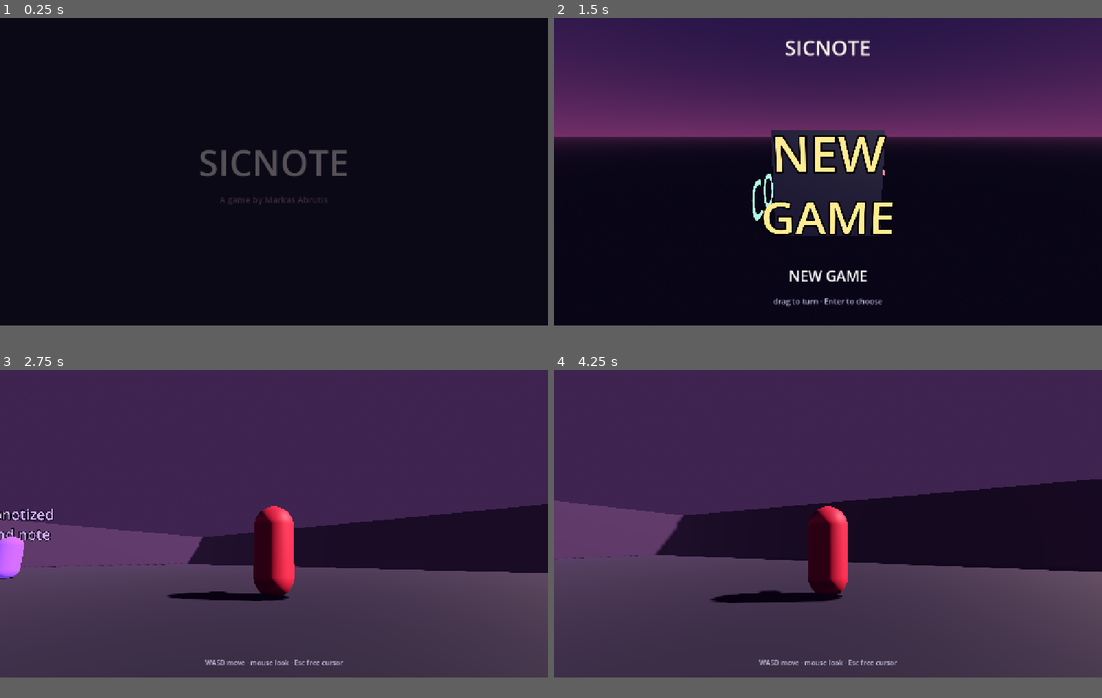
Above: before the commit, frames 1-4 (two rows, left to right).
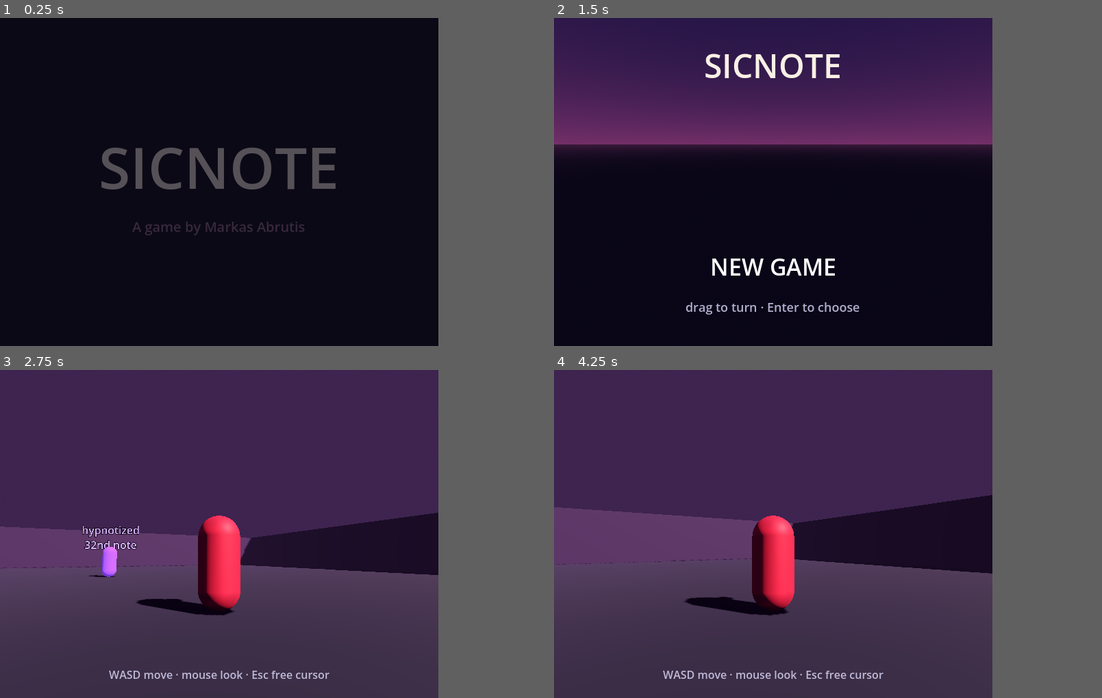
Above: after the commit, the same moments.

Repository: markasabrt/Sicnote
Game: Godot game, scene res://scenes/ui/splash_screen.tscn
Two runs of this game, one before a commit and one after it. Both use one fixed random seed, a clock stepped at 60 frames per second and the inputs below.
Inputs (mouse positions are in pixels of both pictures, inside the frame that each line leads up to):
- Up to frame 1 (0.25 s): no input
- Up to frame 2 (1.5 s): tap Enter (ui_accept) at 0.5, 0.77 s; move the mouse to (948, 155) at 0.52 s; hold D (move_right) 0.53-1.28 s; tap E (interact) at 0.6 s; move the mouse to (718, 188) at 1.27 s; hold S (move_back) from 1.28 s (still down); tap F (rhythm_lane_2) at 1.35 s
- Up to frame 3 (2.75 s): tap Enter (ui_accept) at 1.52 s; move the mouse to (284, 517) at 2.02 s; release S (move_back) at 2.03 s; hold W (move_forward) from 2.03 s (still down); tap J (rhythm_lane_3) at 2.1 s
- Up to frame 4 (4.25 s): keep holding W (move_forward); move the mouse to (822, 527) at 2.77 s; tap K (rhythm_lane_4) at 2.85 s; tap Enter (ui_accept) at 3.02, 3.77 s; move the mouse to (866, 527) at 3.52 s; tap E (interact) at 3.6 s
In our replay, the window is 800x450 before the commit and 640x480 after it. These sizes can differ from the game's own. Grey fills any space a smaller window leaves; there, only what the larger window draws over its background counts as a difference.

The runs differ from the first frame. In frame 1, 2.7% of the frame differs, in the area x 18-64%, y 39-67%; in frame 2, 18%; in frame 3, 13%; in frame 4, 22%, in the area x 0-100%, y 0-95%.

Commit message:
Shader and other minute details (#1)
* Added a shader for vertex snapping, please dont mess with it, There is still an issue with the shadows/ lighting, gonna fix next time.

* inconsequential things.

Diff:
--- a/project.godot
+++ b/project.godot
@@ -22,10 +22,9 @@
 
 [display]
 
-window/size/viewport_width=1280
-window/size/viewport_height=720
-window/stretch/mode="canvas_items"
-window/stretch/aspect="expand"
+window/size/viewport_width=640
+window/size/viewport_height=480
+window/stretch/mode="viewport"
 
 [input]
 
--- a/scenes/ui/main_menu.tscn
+++ b/scenes/ui/main_menu.tscn
@@ -1,15 +1,7 @@
-[gd_scene load_steps=8 format=3]
+[gd_scene format=3 uid="uid://5xhyeaj5mln1"]
 
-[ext_resource type="Script" path="res://scripts/ui/main_menu_3d.gd" id="1_menu"]
-[ext_resource type="Script" path="res://scripts/audio/blip_player.gd" id="2_blips"]
-
-[sub_resource type="BoxMesh" id="BoxMesh_cube"]
-size = Vector3(2, 2, 2)
-
-[sub_resource type="StandardMaterial3D" id="StandardMaterial3D_cube"]
-albedo_color = Color(0.11, 0.09, 0.18, 1)
-metallic = 0.2
-roughness = 0.45
+[ext_resource type="Script" uid="uid://crm6xc4eh2rjp" path="res://scripts/ui/main_menu_3d.gd" id="1_menu"]
+[ext_resource type="Script" uid="uid://b2dg1sllx6pwx" path="res://scripts/audio/blip_player.gd" id="2_blips"]
 
 [sub_resource type="ProceduralSkyMaterial" id="ProceduralSkyMaterial_sky"]
 sky_top_color = Color(0.12, 0.08, 0.22, 1)
@@ -26,65 +18,29 @@
 ambient_light_source = 3
 tonemap_mode = 2
 
-[node name="MainMenu" type="Node3D"]
+[node name="MainMenu" type="Node3D" unique_id=437543307]
 script = ExtResource("1_menu")
 
-[node name="WorldEnvironment" type="WorldEnvironment" parent="."]
+[node name="WorldEnvironment" type="WorldEnvironment" parent="." unique_id=75055797]
 environment = SubResource("Environment_menu")
 
-[node name="Camera3D" type="Camera3D" parent="."]
+[node name="Camera3D" type="Camera3D" parent="." unique_id=154842023]
 transform = Transform3D(1, 0, 0, 0, 0.985, 0.174, 0, -0.174, 0.985, 0, 0.9, 4.6)
 
-[node name="Sun" type="DirectionalLight3D" parent="."]
+[node name="Sun" type="DirectionalLight3D" parent="." unique_id=712664547]
 transform = Transform3D(0.87, -0.31, 0.38, 0, 0.77, 0.63, -0.49, -0.55, 0.67, 2, 4, 3)
 light_energy = 1.3
 shadow_enabled = true
 
-[node name="Pivot" type="Node3D" parent="."]
+[node name="Pivot" type="Node3D" parent="." unique_id=742376982]
 
-[node name="Cube" type="MeshInstance3D" parent="Pivot"]
-mesh = SubResource("BoxMesh_cube")
-surface_material_override/0 = SubResource("StandardMaterial3D_cube")
-
-[node name="FaceFront" type="Label3D" parent="Pivot"]
-transform = Transform3D(1, 0, 0, 0, 1, 0, 0, 0, 1, 0, 0, 1.02)
-pixel_size = 0.004
-text = "NEW
-GAME"
-font_size = 220
-outline_size = 30
-modulate = Color(1, 0.85, 0.45, 1)
-
-[node name="FaceLeft" type="Label3D" parent="Pivot"]
-transform = Transform3D(0, 0, 1, 0, 1, 0, -1, 0, 0, -1.02, 0, 0)
-pixel_size = 0.004
-text = "CONTINUE"
-font_size = 200
-outline_size = 30
-modulate = Color(0.55, 0.95, 0.85, 1)
-
-[node name="FaceBack" type="Label3D" parent="Pivot"]
-transform = Transform3D(-1, 0, 0, 0, 1, 0, 0, 0, -1, 0, 0, -1.02)
-pixel_size = 0.004
-text = "CREDITS"
-font_size = 200
-outline_size = 30
-modulate = Color(0.75, 0.75, 1, 1)
-
-[node name="FaceRight" type="Label3D" parent="Pivot"]
-transform = Transform3D(0, 0, -1, 0, 1, 0, 1, 0, 0, 1.02, 0, 0)
-pixel_size = 0.004
-text = "QUIT"
-font_size = 220
-outline_size = 30
-modulate = Color(1, 0.45, 0.5, 1)
-
-[node name="Blips" type="Node" parent="."]
+[node name="Blips" type="Node" parent="." unique_id=143169670]
 script = ExtResource("2_blips")
 
-[node name="HUD" type="CanvasLayer" parent="."]
+[node name="HUD" type="CanvasLayer" parent="." unique_id=796685824]
 
-[node name="Title" type="Label" parent="HUD"]
+[node name="Title" type="Label" parent="HUD" unique_id=1674440411]
+anchors_preset = 10
 anchor_right = 1.0
 offset_top = 36.0
 offset_bottom = 100.0
@@ -94,7 +50,8 @@
 text = "SICNOTE"
 horizontal_alignment = 1
 
-[node name="Selection" type="Label" parent="HUD"]
+[node name="Selection" type="Label" parent="HUD" unique_id=1488451584]
+anchors_preset = 12
 anchor_top = 1.0
 anchor_right = 1.0
 anchor_bottom = 1.0
@@ -103,10 +60,11 @@
 grow_horizontal = 2
 grow_vertical = 0
 theme_override_font_sizes/font_size = 34
-text = "NEW GAME"
+text = "Start"
 horizontal_alignment = 1
 
-[node name="Hint" type="Label" parent="HUD"]
+[node name="Hint" type="Label" parent="HUD" unique_id=1261334097]
+anchors_preset = 12
 anchor_top = 1.0
 anchor_right = 1.0
 anchor_bottom = 1.0
@@ -119,7 +77,8 @@
 text = "drag to turn · Enter to choose"
 horizontal_alignment = 1
 
-[node name="Credits" type="Label" parent="HUD"]
+[node name="Credits" type="Label" parent="HUD" unique_id=1751719822]
+anchors_preset = 10
 anchor_right = 1.0
 offset_top = 110.0
 offset_bottom = 190.0
--- /dev/null
+++ b/scenes/world/Exploreareawithshader.gdshader
@@ -0,0 +1,24 @@
+shader_type spatial;
+render_mode skip_vertex_transform;
+void vertex() {
+	//enable wireframe perspective to see each individual vertice moving around
+	float Jeremy = 60.0; //edit jeremy to change how dramatic the vertex snapping is (higher number is more subtle)
+	vec4 Special = vec4(0, 0, 0, 1.0);
+	VERTEX = (MODELVIEW_MATRIX * vec4(VERTEX, 1.0)).xyz;
+	Special = (PROJECTION_MATRIX * vec4(VERTEX, 1.0));
+	VERTEX = vec4(Special / Special.w).xyz;
+	VERTEX = vec3(VERTEX.xyz * Jeremy).xyz;
+	VERTEX = vec3(round(VERTEX.xy), VERTEX.z);
+	VERTEX = vec3(VERTEX.xyz / Jeremy).xyz;
+	VERTEX = vec3(VERTEX.xyz * Special.w).xyz;
+	POSITION = vec4(VERTEX.xyz, Special.w);
+    NORMAL = (MODELVIEW_MATRIX * vec4(NORMAL, 0.0)).xyz;
+
+
+	//PROJECTION_MATRIX Projection(Vector4(0, 0, 0, 1);
+	//round(VERTEX.x);
+}
+
+void fragment() {
+	// Called for every pixel the material is visible on.
+}
--- /dev/null
+++ b/scenes/world/Exploreareawithshader.tscn
@@ -0,0 +1,165 @@
+[gd_scene format=3 uid="uid://c3lsxe2i66rph"]
+
+[ext_resource type="Script" uid="uid://1xvbqlau6ekc" path="res://scripts/world/explore_area.gd" id="1_explore"]
+[ext_resource type="PackedScene" path="res://scenes/world/player.tscn" id="2_player"]
+[ext_resource type="PackedScene" path="res://scenes/world/encounter.tscn" id="3_encounter"]
+[ext_resource type="Shader" uid="uid://wii6vd6cd7uw" path="res://scenes/world/Exploreareawithshader.gdshader" id="4_tsqtw"]
+
+[sub_resource type="ProceduralSkyMaterial" id="ProceduralSkyMaterial_sky"]
+sky_top_color = Color(0.1, 0.09, 0.2, 1)
+sky_horizon_color = Color(0.4, 0.22, 0.35, 1)
+ground_bottom_color = Color(0.06, 0.05, 0.1, 1)
+ground_horizon_color = Color(0.22, 0.13, 0.22, 1)
+
+[sub_resource type="Sky" id="Sky_explore"]
+sky_material = SubResource("ProceduralSkyMaterial_sky")
+
+[sub_resource type="Environment" id="Environment_explore"]
+background_mode = 2
+sky = SubResource("Sky_explore")
+ambient_light_source = 3
+ambient_light_energy = 0.6
+tonemap_mode = 2
+fog_enabled = true
+fog_light_color = Color(0.2, 0.12, 0.25, 1)
+fog_density = 0.012
+
+[sub_resource type="BoxShape3D" id="BoxShape3D_floor"]
+size = Vector3(40, 1, 40)
+
+[sub_resource type="ShaderMaterial" id="ShaderMaterial_1prxr"]
+render_priority = 0
+shader = ExtResource("4_tsqtw")
+
+[sub_resource type="BoxMesh" id="BoxMesh_floor"]
+material = SubResource("ShaderMaterial_1prxr")
+size = Vector3(40, 1, 40)
+subdivide_width = 100
+subdivide_depth = 100
+
+[sub_resource type="BoxShape3D" id="BoxShape3D_wall"]
+size = Vector3(40, 4, 1)
+
+[sub_resource type="BoxMesh" id="BoxMesh_wall"]
+size = Vector3(40, 4, 1)
+
+[sub_resource type="StandardMaterial3D" id="StandardMaterial3D_wall"]
+albedo_color = Color(0.24, 0.16, 0.3, 1)
+roughness = 0.8
+
+[sub_resource type="ShaderMaterial" id="ShaderMaterial_pbrs1"]
+render_priority = 0
+shader = ExtResource("4_tsqtw")
+
+[sub_resource type="PlaneMesh" id="PlaneMesh_uordp"]
+material = SubResource("ShaderMaterial_pbrs1")
+subdivide_width = 32
+subdivide_depth = 32
+
+[node name="ExploreArea" type="Node3D" unique_id=1924886269]
+script = ExtResource("1_explore")
+
+[node name="WorldEnvironment" type="WorldEnvironment" parent="." unique_id=278065498]
+environment = SubResource("Environment_explore")
+
+[node name="Sun" type="DirectionalLight3D" parent="." unique_id=1298898656]
+transform = Transform3D(0.76945627, -0.3485659, 0.5346664, 0.2128166, 0.9304368, 0.3006394, -0.6025247, -0.117483735, 0.7888895, 0, 12, 0)
+light_color = Color(1, 0.9, 0.85, 1)
+light_energy = 1.1
+shadow_enabled = true
+
+[node name="Floor" type="StaticBody3D" parent="." unique_id=907101943]
+transform = Transform3D(1, 0, 0, 0, 1, 0, 0, 0, 1, 0, -0.5, 0)
+collision_mask = 0
+
+[node name="Collision" type="CollisionShape3D" parent="Floor" unique_id=1129022448]
+shape = SubResource("BoxShape3D_floor")
+
+[node name="Mesh" type="MeshInstance3D" parent="Floor" unique_id=1362501172]
+transform = Transform3D(1, 0, 0, 0, 1, 0, 0, 0, 1, 0.113012314, 0.1219033, -0.027094841)
+cast_shadow = 0
+mesh = SubResource("BoxMesh_floor")
+
+[node name="WallNorth" type="StaticBody3D" parent="." unique_id=630316001]
+transform = Transform3D(1, 0, 0, 0, 1, 0, 0, 0, 1, 0, 2, -20)
+collision_mask = 0
+
+[node name="Collision" type="CollisionShape3D" parent="WallNorth" unique_id=111083142]
+shape = SubResource("BoxShape3D_wall")
+
+[node name="Mesh" type="MeshInstance3D" parent="WallNorth" unique_id=791064057]
+transform = Transform3D(1, 0, 0, 0, 1, 0, 0, 0, 1, -0.023162842, 9.536743e-07, -0.024925232)
+mesh = SubResource("BoxMesh_wall")
+surface_material_override/0 = SubResource("StandardMaterial3D_wall")
+
+[node name="WallSouth" type="StaticBody3D" parent="." unique_id=400907277]
+transform = Transform3D(1, 0, 0, 0, 1, 0, 0, 0, 1, 0, 2, 20)
+collision_mask = 0
+
+[node name="Collision" type="CollisionShape3D" parent="WallSouth" unique_id=355762473]
+shape = SubResource("BoxShape3D_wall")
+
+[node name="Mesh" type="MeshInstance3D" parent="WallSouth" unique_id=32821786]
+transform = Transform3D(1, 0, 0, 0, 1, 0, 0, 0, 1, -0.023162842, 9.536743e-07, -0.024925232)
+mesh = SubResource("BoxMesh_wall")
+surface_material_override/0 = SubResource("StandardMaterial3D_wall")
+
+[node name="WallEast" type="StaticBody3D" parent="." unique_id=1677428590]
+transform = Transform3D(0, 0, -1, 0, 1, 0, 1, 0, 0, 20, 2, 0)
+collision_mask = 0
+
+[node name="Collision" type="CollisionShape3D" parent="WallEast" unique_id=2139338959]
+shape = SubResource("BoxShape3D_wall")
+
+[node name="Mesh" type="MeshInstance3D" parent="WallEast" unique_id=574827928]
+transform = Transform3D(1, 0, 0, 0, 1, 0, 0, 0, 1, -0.024926186, 9.536743e-07, 0.023162842)
+mesh = SubResource("BoxMesh_wall")
+surface_material_override/0 = SubResource("StandardMaterial3D_wall")
+
+[node name="WallWest" type="StaticBody3D" parent="." unique_id=2038432764]
+transform = Transform3D(0, 0, -1, 0, 1, 0, 1, 0, 0, -20, 2, 0)
+collision_mask = 0
+
+[node name="Collision" type="CollisionShape3D" parent="WallWest" unique_id=197811290]
+shape = SubResource("BoxShape3D_wall")
+
+[node name="Mesh" type="MeshInstance3D" parent="WallWest" unique_id=660503522]
+transform = Transform3D(1, 0, 0, 0, 1, 0, 0, 0, 1, -0.024926186, 9.536743e-07, 0.023162842)
+mesh = SubResource("BoxMesh_wall")
+surface_material_override/0 = SubResource("StandardMaterial3D_wall")
+
+[node name="Player" parent="." unique_id=1428384367 instance=ExtResource("2_player")]
+transform = Transform3D(1, 0, 0, 0, 1, 0, 0, 0, 1, 0, 0.2, 8)
+
+[node name="Encounter" parent="." unique_id=1122891513 instance=ExtResource("3_encounter")]
+transform = Transform3D(1, 0, 0, 0, 1, 0, 0, 0, 1, 0, 0, -4)
+
+[node name="HUD" type="CanvasLayer" parent="." unique_id=2042195371]
+
+[node name="Banner" type="Label" parent="HUD" unique_id=868248088]
+anchors_preset = 10
+anchor_right = 1.0
+offset_top = 40.0
+offset_bottom = 120.0
+grow_horizontal = 2
+theme_override_colors/font_color = Color(1, 0.93, 0.7, 1)
+theme_override_font_sizes/font_size = 28
+horizontal_alignment = 1
+
+[node name="Hint" type="Label" parent="HUD" unique_id=204574810]
+anchors_preset = 12
+anchor_top = 1.0
+anchor_right = 1.0
+anchor_bottom = 1.0
+offset_top = -46.0
+offset_bottom = -18.0
+grow_horizontal = 2
+grow_vertical = 0
+theme_override_colors/font_color = Color(0.75, 0.73, 0.85, 1)
+theme_override_font_sizes/font_size = 16
+horizontal_alignment = 1
+
+[node name="MeshInstance3D" type="MeshInstance3D" parent="." unique_id=1013831206]
+transform = Transform3D(1, 0, 0, 0, 0.033685703, -0.9994325, 0, 0.9994325, 0.033685703, 0, 1.3521698, 0)
+cast_shadow = 0
+mesh = SubResource("PlaneMesh_uordp")
--- /dev/null
+++ b/scenes/world/Shader.tscn
@@ -0,0 +1,8 @@
+[gd_scene format=3 uid="uid://dotk80re40war"]
+
+[ext_resource type="PackedScene" path="res://scenes/world/explore_area.tscn" id="1_djb3n"]
+
+[node name="Shader" type="Node3D" unique_id=1108429318]
+
+[node name="ExploreArea" parent="." unique_id=190558074 instance=ExtResource("1_djb3n")]
+transform = Transform3D(1, 0, 0, 0, 1, 0, 0, 0, 1, -2.4053793, 0, 2.7668622)
Not shown, added: scenes/world/Exploreareawithshader.gdshader.uid
Not shown, changed: docs/design/TECH_DECISIONS.md
